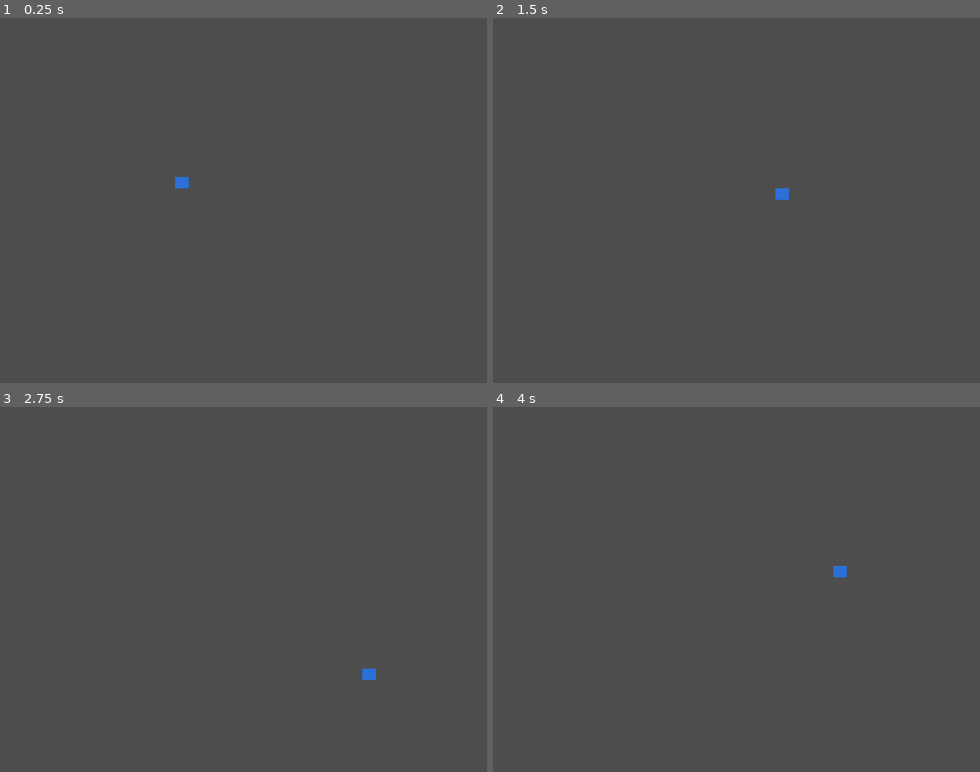
Above: before the commit, frames 1-4 (two rows, left to right).
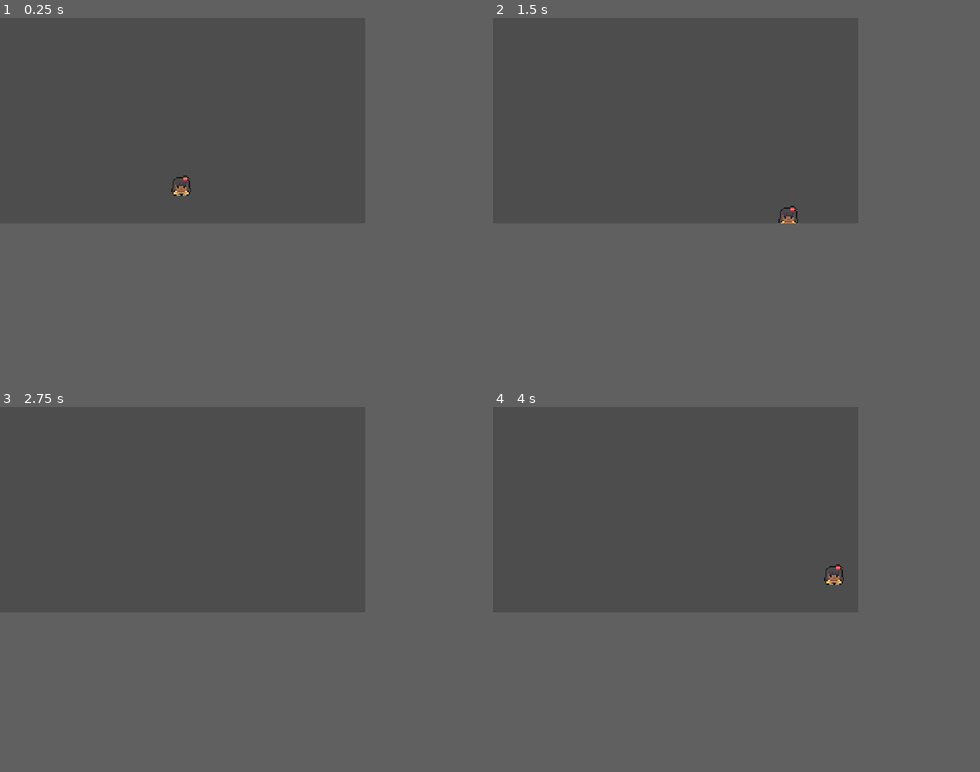
Above: after the commit, the same moments.

Repository: giuliosa/astral-genesis
Game: Godot game, scene res://Scenes/World/Test-world.tscn
The game is run twice, just before and just after one commit, with the same random seed, the same clock (stepped at 60 frames per second) and the same inputs.
Inputs:
- Up to frame 1 (0.25 s): no input
- Up to frame 2 (1.5 s): tap Enter at 0.5 s; hold Right (ui_right) 0.53-1.28 s; hold Down (ui_down) from 1.28 s (still down)
- Up to frame 3 (2.75 s): release Down (ui_down) at 2.03 s; hold Right (ui_right) from 2.03 s (still down)
- Up to frame 4 (4 s): release Right (ui_right) at 2.78 s; hold Up (ui_up) 2.78-3.53 s; hold Left (ui_left) from 3.53 s (still down)
In our replay, the window is 640x480 before the commit and 480x270 after it. These sizes can differ from the game's own. Grey fills any space a smaller window leaves; there, only what the larger window draws over its background counts as a difference.

The runs differ from the first frame. In frame 1, 0.2% of the frame differs, in the area x 35-40%, y 43-49%; in frame 2, 0.2%, in the area x 57-63%, y 46-57%; in frame 3, less than 0.1%; in frame 4, 0.2%.

Commit message:
First commit

Diff:
--- a/Scenes/Actors/Player/player.gd
+++ b/Scenes/Actors/Player/player.gd
@@ -1,30 +1,6 @@
 extends CharacterBody2D
 
-const ACCELERATION = 1000
-const FRICTION = 10000
-
-var max_speed = 180
-
-# Called when the node enters the scene tree for the first time.
-func _ready():
-	randomize()
-
-# Called every frame. 'delta' is the elapsed time since the previous frame.
-func _process(delta):
-	pass
-
 func _physics_process(delta):
-	move_state(delta)
-	pass
-
-func move_state(delta):
-	var input_vector = Vector2.ZERO
-	input_vector.x = Input.get_action_strength("ui_right") - Input.get_action_strength("ui_left")
-	input_vector.y = Input.get_action_strength("ui_down") - Input.get_action_strength("ui_up")
-	input_vector = input_vector.normalized()
-
-	if input_vector != Vector2.ZERO:
-		velocity = velocity.move_toward(input_vector * max_speed, ACCELERATION * delta)
-	else:
-		velocity = velocity.move_toward(Vector2.ZERO, FRICTION * delta)
+	var direction = Input.get_vector("move_left", "move_right","move_up","move_down")
+	velocity = direction * 200
 	move_and_slide()
--- a/Scenes/Actors/Player/player.tscn
+++ b/Scenes/Actors/Player/player.tscn
@@ -1,6 +1,7 @@
-[gd_scene load_steps=3 format=3 uid="uid://bpui2col3fpud"]
+[gd_scene load_steps=4 format=3 uid="uid://bpui2col3fpud"]
 
 [ext_resource type="Script" path="res://Scenes/Actors/Player/player.gd" id="1_7fj6v"]
+[ext_resource type="Texture2D" uid="uid://devrnoda34srr" path="res://Scenes/Actors/Player/SpriteSheet.png" id="2_qb8wd"]
 
 [sub_resource type="CapsuleShape2D" id="CapsuleShape2D_86euk"]
 radius = 4.0
@@ -9,12 +10,14 @@
 [node name="Player" type="CharacterBody2D"]
 script = ExtResource("1_7fj6v")
 
-[node name="Polygon2D" type="Polygon2D" parent="."]
+[node name="Polygon2D" type="Sprite2D" parent="."]
 position = Vector2(-0.818182, -1.33333)
 scale = Vector2(1.63636, 1.66667)
-color = Color(0.168627, 0.439216, 0.839216, 1)
-polygon = PackedVector2Array(-5, -7, 0.441179, -7, 6, -7, 6, -2.49073, 6, 2, -5, 2)
+texture = ExtResource("2_qb8wd")
+hframes = 4
+vframes = 7
 
 [node name="CollisionShape2D" type="CollisionShape2D" parent="."]
+position = Vector2(-1, 8)
 rotation = 1.5708
 shape = SubResource("CapsuleShape2D_86euk")
--- a/project.godot
+++ b/project.godot
@@ -10,16 +10,15 @@
 
 [application]
 
-config/name="Astral Genesis"
+config/name="Starborn Relic"
 run/main_scene="res://Scenes/World/Test-world.tscn"
 config/features=PackedStringArray("4.2", "GL Compatibility")
 config/icon="res://icon.svg"
 
 [display]
 
-window/size/viewport_width=640
-window/size/viewport_height=480
-window/size/resizable=false
+window/size/viewport_width=480
+window/size/viewport_height=270
 window/stretch/mode="viewport"
 
 [input]
@@ -56,8 +55,33 @@
 , Object(InputEventKey,"resource_local_to_scene":false,"resource_name":"","device":-1,"window_id":0,"alt_pressed":false,"shift_pressed":false,"ctrl_pressed":false,"meta_pressed":false,"pressed":false,"keycode":0,"physical_keycode":83,"key_label":0,"unicode":115,"echo":false,"script":null)
 ]
 }
+move_left={
+"deadzone": 0.5,
+"events": [Object(InputEventKey,"resource_local_to_scene":false,"resource_name":"","device":-1,"window_id":0,"alt_pressed":false,"shift_pressed":false,"ctrl_pressed":false,"meta_pressed":false,"pressed":false,"keycode":0,"physical_keycode":4194319,"key_label":0,"unicode":0,"echo":false,"script":null)
+, Object(InputEventKey,"resource_local_to_scene":false,"resource_name":"","device":-1,"window_id":0,"alt_pressed":false,"shift_pressed":false,"ctrl_pressed":false,"meta_pressed":false,"pressed":false,"keycode":0,"physical_keycode":65,"key_label":0,"unicode":97,"echo":false,"script":null)
+]
+}
+move_right={
+"deadzone": 0.5,
+"events": [Object(InputEventKey,"resource_local_to_scene":false,"resource_name":"","device":-1,"window_id":0,"alt_pressed":false,"shift_pressed":false,"ctrl_pressed":false,"meta_pressed":false,"pressed":false,"keycode":0,"physical_keycode":4194321,"key_label":0,"unicode":0,"echo":false,"script":null)
+, Object(InputEventKey,"resource_local_to_scene":false,"resource_name":"","device":-1,"window_id":0,"alt_pressed":false,"shift_pressed":false,"ctrl_pressed":false,"meta_pressed":false,"pressed":false,"keycode":0,"physical_keycode":68,"key_label":0,"unicode":100,"echo":false,"script":null)
+]
+}
+move_up={
+"deadzone": 0.5,
+"events": [Object(InputEventKey,"resource_local_to_scene":false,"resource_name":"","device":-1,"window_id":0,"alt_pressed":false,"shift_pressed":false,"ctrl_pressed":false,"meta_pressed":false,"pressed":false,"keycode":0,"physical_keycode":4194320,"key_label":0,"unicode":0,"echo":false,"script":null)
+, Object(InputEventKey,"resource_local_to_scene":false,"resource_name":"","device":-1,"window_id":0,"alt_pressed":false,"shift_pressed":false,"ctrl_pressed":false,"meta_pressed":false,"pressed":false,"keycode":0,"physical_keycode":87,"key_label":0,"unicode":119,"echo":false,"script":null)
+]
+}
+move_down={
+"deadzone": 0.5,
+"events": [Object(InputEventKey,"resource_local_to_scene":false,"resource_name":"","device":-1,"window_id":0,"alt_pressed":false,"shift_pressed":false,"ctrl_pressed":false,"meta_pressed":false,"pressed":false,"keycode":0,"physical_keycode":4194322,"key_label":0,"unicode":0,"echo":false,"script":null)
+, Object(InputEventKey,"resource_local_to_scene":false,"resource_name":"","device":-1,"window_id":0,"alt_pressed":false,"shift_pressed":false,"ctrl_pressed":false,"meta_pressed":false,"pressed":false,"keycode":0,"physical_keycode":83,"key_label":0,"unicode":115,"echo":false,"script":null)
+]
+}
 
 [rendering]
 
+textures/canvas_textures/default_texture_filter=0
 renderer/rendering_method="gl_compatibility"
 renderer/rendering_method.mobile="gl_compatibility"
Binary file added: Scenes/Actors/Player/Faceset.png
Not shown, added: Scenes/Actors/Player/Faceset.png.import
Binary file added: Scenes/Actors/Player/SpriteSheet.png
Not shown, added: Scenes/Actors/Player/SpriteSheet.png.import
Not shown, changed: README.md
